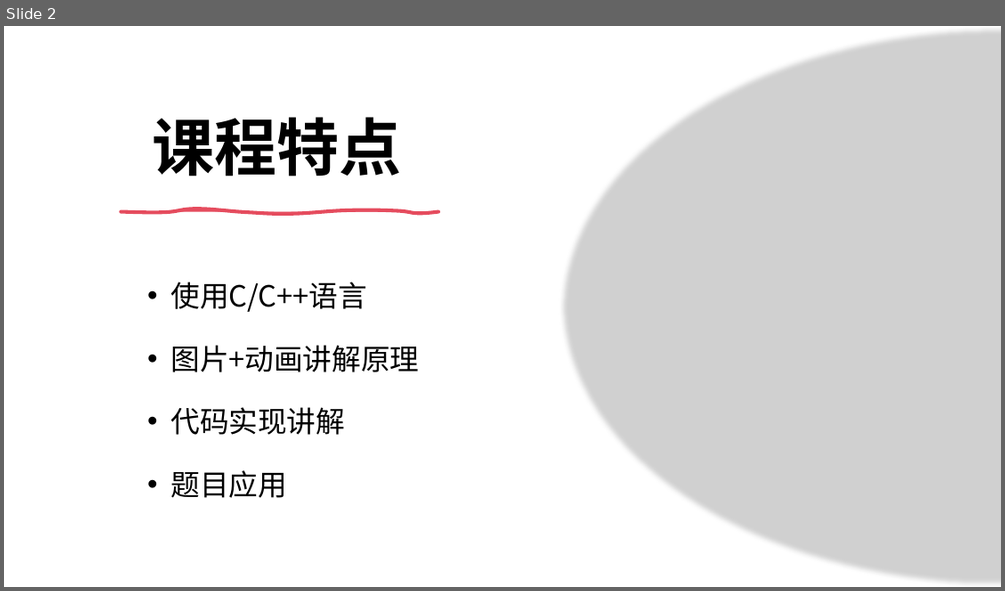
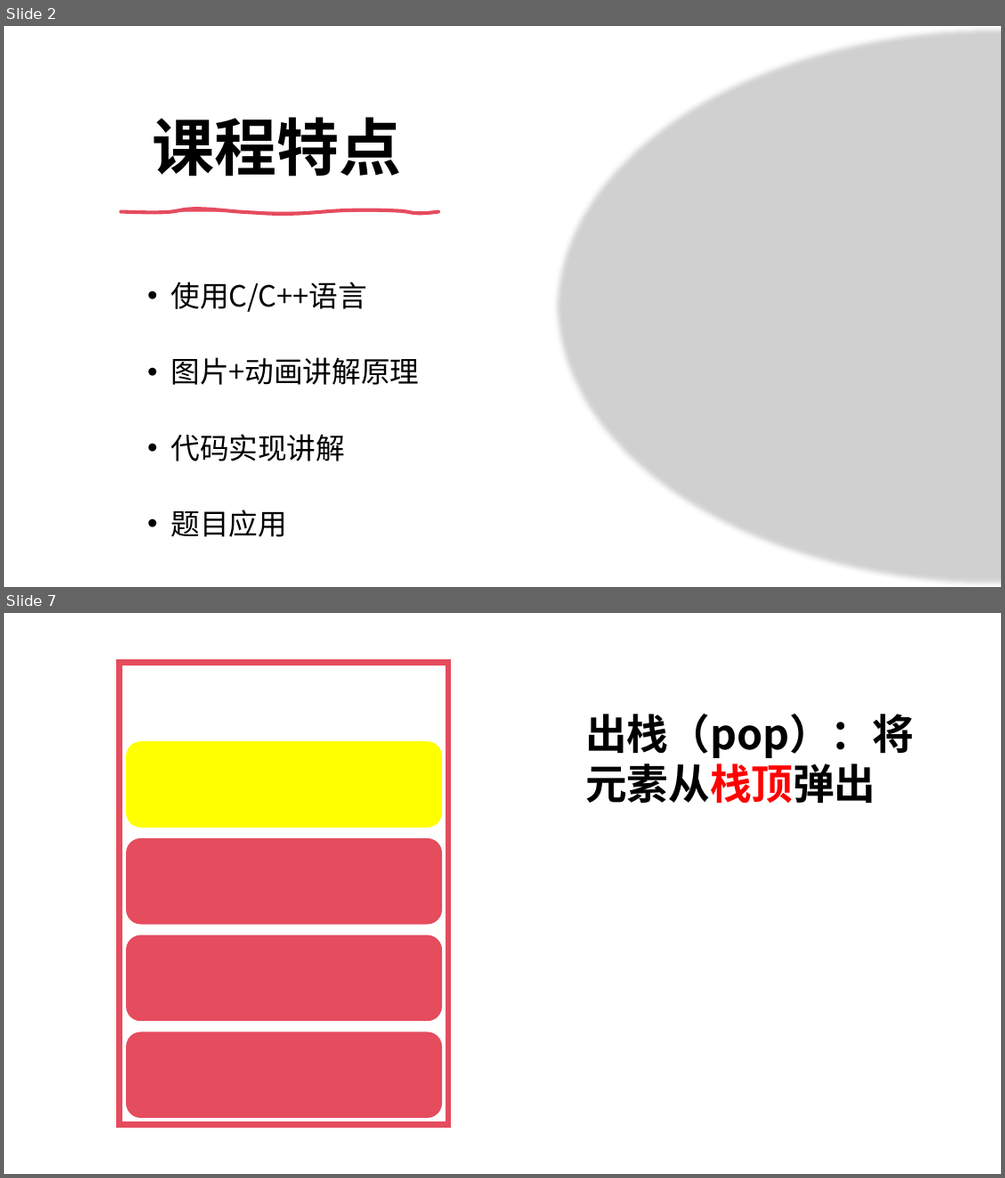
Before and after one commit to Kicamon/Note, a slide deck: ppt/Data_Structrue_Tutorial/Data Structrue Tutorial.pptx. Shown one above the other, each under a label of ours: slide 2 before the commit, slides 2 and 7 after it; the slides between them are not shown. The pictures are 1005x591 and 1005x1178 pixels, drawn with LibreOffice and Linux fonts; fonts in the diff are those of the drawing; grey boxes stand for pictures. Boxes give left, top, right and bottom in pixels: in the first picture for what was removed or moved away, otherwise in the second. Text is boxed around its words. In the diff, an @@ line names an element or a change of style, - is before the commit and + after.

```diff
--- a/ppt/Data_Structrue_Tutorial/Data Structrue Tutorial.pptx
+++ b/ppt/Data_Structrue_Tutorial/Data Structrue Tutorial.pptx
@@ slide 7 added at (4,613,1001,1174), background #FFFFFF @@
@@ text added at (585,714,914,803), 40 pt, text #000000, bold @@
+出栈（pop）：将元素从栈顶弹出
@@ rounded rectangle added at (127,742,442,827), fill #FFFF00, outline #FFFF00 1 pt @@
@@ group added at (119,662,448,1125): 3 rounded rectangles, 1 rectangle @@
@@ slide 2 changed as well @@
@@ picture: place and size @@
-picture at (559,26,1001,587)
+picture at (554,26,1001,587)
@@ text at (170,345,419,498): paragraphs removed @@
-• 图片+动画讲解原理
-• 代码实现讲解
-• 题目应用
@@ text added at (170,357,419,385), 28 pt, text #000000 @@
+• 图片+动画讲解原理
@@ text added at (170,434,345,461), 28 pt, text #000000 @@
+• 代码实现讲解
@@ text added at (170,509,287,537), 28 pt, text #000000 @@
+• 题目应用
```
Also in this commit, not shown: 1 other slide changed, 9 other slides added, 9 other files.
